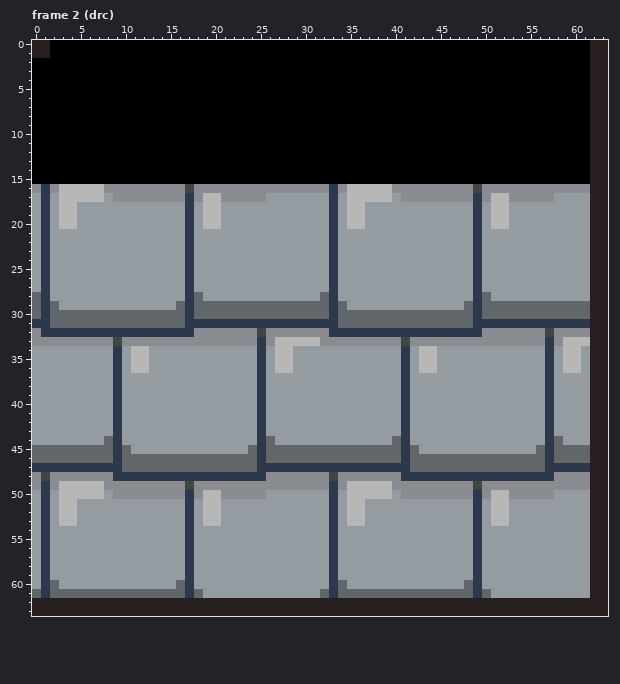
Two states of a pixel-art file, dist/img/tiles/bricks.aseprite. The picture above is the old version.
64x64 pixels, 48 frames. Colours within 5 levels of each other are drawn and written as one. Shown: frame 2 (drc). The commit also changed other frames, which this record leaves out.
The result:
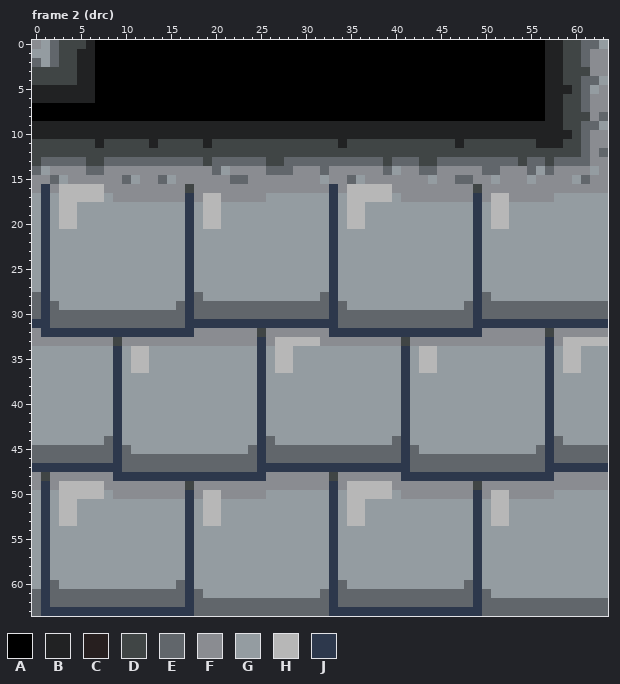
Palette (. is transparent): A #000000  B #212223  C #271f1f  D #404545  E #61666b  F #8a8c91  G #949ca1  H #b7b7b7  J #2d384c
Edits made:
Frame 2 (drc), layer "border":
y 0: x 0..6 CCAAAAA -> FGEDDDB; x 57..63 AAAAACC -> BBDDEEG
y 1: x 0..6 CCAAAAA -> GGEDDBB; x 57..63 AAAAACC -> BBDDEFF
y 2: x 0..6 AAAAAAA -> EGEDDBB; x 57..63 AAAAACC -> BBDDEFF
y 3: x 0..6 AAAAAAA -> DDDDDBB; x 57..63 AAAAACC -> BBDDDFF
y 4: x 0..6 AAAAAAA -> DDDDDBB; x 57..63 AAAAACC -> BBDDEEG
y 5: x 0..6 AAAAAAA -> BBBBBBB; x 57..63 AAAAACC -> BBBDEGF
y 6: x 0..6 AAAAAAA -> BBBBBBB; x 57..63 AAAAACC -> BBDDEFF
y 7: x 57..63 AAAAACC -> BBDDEFF
y 8: x 57..63 AAAAACC -> BBDDDFE
y 9: x 0..63 AAAAAAAAAAAAAAAAAAAAAAAAAAAAAAAAAAAAAAAAAAAAAAAAAAAAAAAAAAAAAACC -> BBBBBBBBBBBBBBBBBBBBBBBBBBBBBBBBBBBBBBBBBBBBBBBBBBBBBBBBBBBDDEEG
y 10: x 0..63 AAAAAAAAAAAAAAAAAAAAAAAAAAAAAAAAAAAAAAAAAAAAAAAAAAAAAAAAAAAAAACC -> BBBBBBBBBBBBBBBBBBBBBBBBBBBBBBBBBBBBBBBBBBBBBBBBBBBBBBBBBBBBDEFF
y 11: x 0..63 AAAAAAAAAAAAAAAAAAAAAAAAAAAAAAAAAAAAAAAAAAAAAAAAAAAAAAAAAAAAAACC -> DDDDDDDBDDDDDBDDDDDBDDDDDDDDDDDDDDBDDDDDDDDDDDDBDDDDDDDDBBBDDEFF
y 12: x 0..63 AAAAAAAAAAAAAAAAAAAAAAAAAAAAAAAAAAAAAAAAAAAAAAAAAAAAAAAAAAAAAACC -> DDDDDDDDDDDDDDDDDDDDDDDDDDDDDDDDDDDDDDDDDDDDDDDDDDDDDDDDDDDDDEFE
y 13: x 0..63 AAAAAAAAAAAAAAAAAAAAAAAAAAAAAAAAAAAAAAAAAAAAAAAAAAAAAAAAAAAAAACC -> DEEEEEDDEEEEEEEEEEEDEEEEEEDDEEEEEEEEEEEDEEEDDEEEEEEEEEDEEDEEEEFF
y 14: x 0..63 AAAAAAAAAAAAAAAAAAAAAAAAAAAAAAAAAAAAAAAAAAAAAAAAAAAAAAAAAAAAAACC -> EGFFFFEEFFFFFFFFFFFFEGFFFFEEEFFFEFFFFFFEGFFEEFFFFFEEFFFEGEFFFFGF
y 15: x 0..63 AAAAAAAAAAAAAAAAAAAAAAAAAAAAAAAAAAAAAAAAAAAAAAAAAAAAAAAAAAAAAACC -> FFEGFFFFFFEGFFEGFFFFFFEEFFFFFFFFGFFEGFFFFFFFGFFEEFFGFFFGFFFFGEFF
y 16: x 62..63 CC -> FF
y 17..28: x 62..63 CC -> GG
y 29..30: x 62..63 CC -> EE
y 31: x 62..63 CC -> JJ
y 32: x 62..63 CC -> FF
y 33: x 62..63 CC -> HH
y 34..44: x 62..63 CC -> GG
y 45..46: x 62..63 CC -> EE
y 47: x 62..63 CC -> JJ
y 48..49: x 62..63 CC -> FF
y 50..61: x 62..63 CC -> GG
y 62: x 0..63 CCCCCCCCCCCCCCCCCCCCCCCCCCCCCCCCCCCCCCCCCCCCCCCCCCCCCCCCCCCCCCCC -> EJEEEEEEEEEEEEEEEJEEEEEEEEEEEEEEEJEEEEEEEEEEEEEEEJEEEEEEEEEEEEEE
y 63: x 0..63 CCCCCCCCCCCCCCCCCCCCCCCCCCCCCCCCCCCCCCCCCCCCCCCCCCCCCCCCCCCCCCCC -> EJJJJJJJJJJJJJJJJJEEEEEEEEEEEEEEEJJJJJJJJJJJJJJJJJEEEEEEEEEEEEEE
